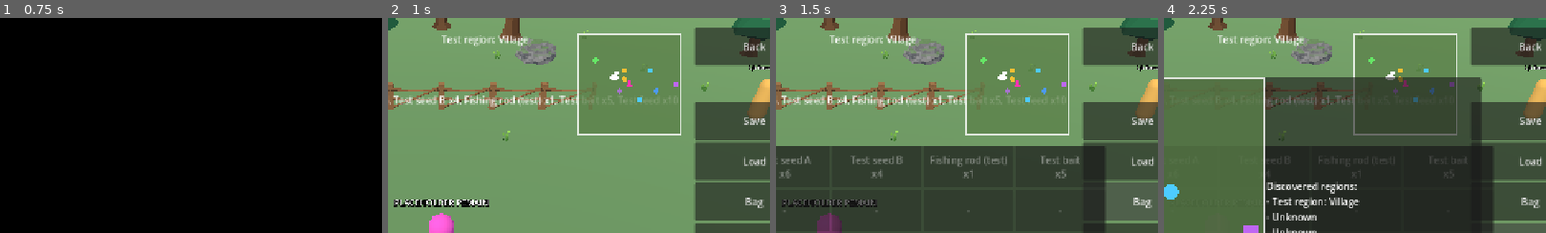
Above: before the commit, frames 1-4 (left to right).
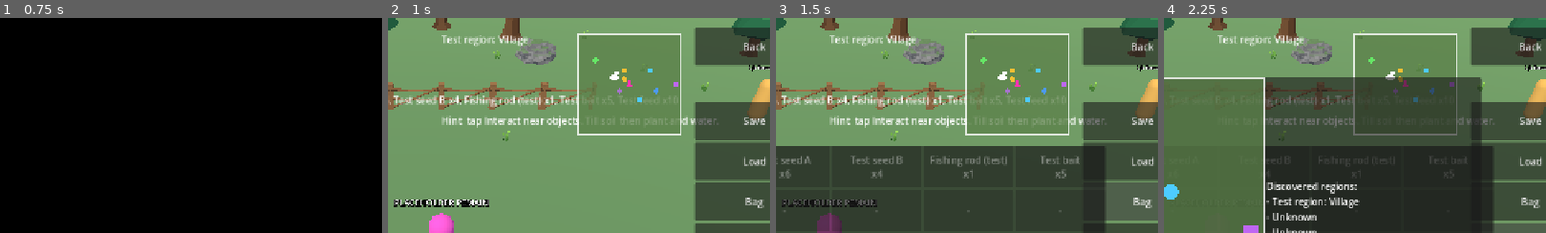
Above: after the commit, the same moments.

Repository: hadydaw/FARMING-ADVENTURE-NUSANTARA
Game: Godot game, scene res://game/boot/boot.tscn
Two runs of this game, one before a commit and one after it. Both use one fixed random seed, a clock stepped at 60 frames per second and the inputs below.
Inputs:
- Up to frame 1 (0.75 s): click "Start (test starter world)" at 0.5 s
- Up to frame 2 (1 s): no input
- Up to frame 3 (1.5 s): click "Bag" at 1.25 s
- Up to frame 4 (2.25 s): click "Map" at 2 s
The pictures show only the part of the screen within x 43-93%, y 0-50%; the shares and areas given below are measured in that part.

Frame 1 is identical in both runs. In frame 2, 1.2% of the frame differs, in the area x 14-87%, y 45-52%; in frame 3, 1.2%; in frame 4, 0.5%.

Commit message:
Pencapaian dan petunjuk tutorial dasar (data sementara)
Co-Authored-By: Claude Sonnet 5.5 <noreply@anthropic.com>
Claude-Session: https://claude.ai/code/session_011Entza5SoCyMwr8kuup11f

Diff:
--- /dev/null
+++ b/game/achievements/achievement_state.gd
@@ -0,0 +1,63 @@
+class_name AchievementState
+extends RefCounted
+## Pencapaian dan petunjuk tutorial (D-046/D-043, SEMENTARA). Tiap baris: statistik + ambang.
+## Dibuka sekali (tersimpan) lalu dilaporkan sebagai "baru" tepat satu kali; "hint" tampil sekali.
+
+const SAVE_VERSION := 1
+
+var _rows: Array = []
+var _known: Dictionary = {}
+var _unlocked: Dictionary = {}
+
+
+func _init(rows: Array) -> void:
+	_rows = rows
+	for r in rows:
+		_known[str(r["id"])] = r
+
+
+func is_unlocked(id: String) -> bool:
+	return _unlocked.has(id)
+
+
+func unlocked_count(kind: String) -> int:
+	var n := 0
+	for id in _unlocked:
+		if str(_known[id]["kind"]) == kind:
+			n += 1
+	return n
+
+
+## stats: {nama: int}. Mengembalikan baris yang baru terbuka (urut data).
+func evaluate(stats: Dictionary) -> Array:
+	var fresh: Array = []
+	for r in _rows:
+		var id := str(r["id"])
+		if _unlocked.has(id):
+			continue
+		var stat := str(r["stat"])
+		var ok := stat == "always" or (stats.has(stat) and int(stats[stat]) >= int(r["value"]))
+		if ok:
+			_unlocked[id] = true
+			fresh.append(r)
+	return fresh
+
+
+func reset() -> void:
+	_unlocked.clear()
+
+
+func to_dict() -> Dictionary:
+	return {"v": SAVE_VERSION, "unlocked": _unlocked.keys()}
+
+
+func from_dict(data: Dictionary) -> bool:
+	if int(data.get("v", -1)) != SAVE_VERSION or typeof(data.get("unlocked", null)) != TYPE_ARRAY:
+		return false
+	var u: Dictionary = {}
+	for id in data["unlocked"]:
+		if not _known.has(str(id)):
+			return false
+		u[str(id)] = true
+	_unlocked = u
+	return true
--- a/game/core/data_registry.gd
+++ b/game/core/data_registry.gd
@@ -27,6 +27,7 @@
 	"quests": "res://game/data/quests.json",
 	"guild_config": "res://game/data/guild_config.json",
 	"dungeons": "res://game/data/dungeons.json",
+	"achievements": "res://game/data/achievements.json",
 	"regions": "res://game/data/regions.json",
 	"region_links": "res://game/data/region_links.json",
 	"economy_config": "res://game/data/economy_config.json",
--- /dev/null
+++ b/game/data/achievements.json
@@ -0,0 +1,74 @@
+[
+	{
+		"id": "ach_first_blood",
+		"provisional": true,
+		"kind": "achievement",
+		"stat": "kills",
+		"value": 1,
+		"name_key": "ACH_FIRST_BLOOD"
+	},
+	{
+		"id": "ach_hunter",
+		"provisional": true,
+		"kind": "achievement",
+		"stat": "kills",
+		"value": 10,
+		"name_key": "ACH_HUNTER"
+	},
+	{
+		"id": "ach_level_3",
+		"provisional": true,
+		"kind": "achievement",
+		"stat": "level",
+		"value": 3,
+		"name_key": "ACH_LEVEL_3"
+	},
+	{
+		"id": "ach_rich",
+		"provisional": true,
+		"kind": "achievement",
+		"stat": "money",
+		"value": 500,
+		"name_key": "ACH_RICH"
+	},
+	{
+		"id": "ach_guild_bronze",
+		"provisional": true,
+		"kind": "achievement",
+		"stat": "rank",
+		"value": 1,
+		"name_key": "ACH_GUILD_BRONZE"
+	},
+	{
+		"id": "ach_cave",
+		"provisional": true,
+		"kind": "achievement",
+		"stat": "dungeons_cleared",
+		"value": 1,
+		"name_key": "ACH_CAVE"
+	},
+	{
+		"id": "hint_start",
+		"provisional": true,
+		"kind": "hint",
+		"stat": "always",
+		"value": 0,
+		"name_key": "HINT_START"
+	},
+	{
+		"id": "hint_first_kill",
+		"provisional": true,
+		"kind": "hint",
+		"stat": "kills",
+		"value": 1,
+		"name_key": "HINT_FIRST_KILL"
+	},
+	{
+		"id": "hint_rank",
+		"provisional": true,
+		"kind": "hint",
+		"stat": "rank",
+		"value": 1,
+		"name_key": "HINT_RANK"
+	}
+]
--- a/game/farming/farming_session.gd
+++ b/game/farming/farming_session.gd
@@ -28,6 +28,7 @@
 var combat: CombatState
 var quests: QuestState
 var dungeon: DungeonState
+var achievements: AchievementState
 var recipes: Array = []
 var stations: Array = []
 var shops: Dictionary = {}
@@ -48,6 +49,7 @@
 	combat = CombatState.new(extras.get("monsters", []), extras.get("monster_spawns", []), extras.get("combat_config", {"base_attack": 1, "player_defense": 0, "stamina_cost": 0, "faint_money_loss": 0.0, "faint_health_fraction": 0.5, "attack_per_level": 0, "level_exp": [0]}))
 	quests = QuestState.new(extras.get("quests", []), extras.get("guild_config", {"max_active": 2, "ranks": [{"points": 0, "name_key": "RANK_0"}]}))
 	dungeon = DungeonState.new(extras.get("dungeons", []), extras.get("monsters", []))
+	achievements = AchievementState.new(extras.get("achievements", []))
 	recipes = extras.get("recipes", [])
 	stations = extras.get("stations", [])
 	for sh in extras.get("shops", []):
@@ -87,6 +89,7 @@
 	combat.reset()
 	quests.reset()
 	dungeon.reset()
+	achievements.reset()
 	for id in vitality.ids():
 		vitality.restore_full(id)
 	inventory.clear()
@@ -145,7 +148,7 @@
 
 
 func to_dict() -> Dictionary:
-	return {"v": SAVE_VERSION, "world_seed": world_seed, "vital …(203 unchanged characters)… _dict(), "dungeon": dungeon.to_dict(), "inventory": inventory.to_dict(), "grid": grid.to_dict()}
+	return {"v": SAVE_VERSION, "world_seed": world_seed, "vital …(203 unchanged characters)… _dict(), "dungeon": dungeon.to_dict(), "achievements": achievements.to_dict(), "inventory": inventory.to_dict(), "grid": grid.to_dict()}
 
 
 ## Semua-atau-tidak: bila salah satu bagian tidak valid, status tidak berubah.
@@ -158,7 +161,7 @@
 	var old_seed := world_seed
 	if typeof(data.get("vitality", null)) != TYPE_DICTIONARY or typeof(data.get("livestock", null)) != TYPE_DICTIONARY or int(data.get("fishing_casts", -1)) < 0 or typeof(data.get("economy", null)) != TYPE_DICTIONARY or typeof(data.get("gather", null)) != TYPE_DICTIONARY:
 		return false
-	if (data.has("combat") and typeof(data["combat"]) != TYPE_DICTIONARY) or (data.has("quests") and typeof(data["quests"]) != TYPE_DICTIONARY) or (data.has("dungeon") and typeof(data["dungeon"]) != TYPE_DICTIONARY):
+	if (data.has("combat") and typeof(data["combat"]) != TYPE_DICTIONARY) or (data.has("quests") and typeof(data["quests"]) != TYPE_DICTIONARY) or (data.has("dungeon") and typeof(data["dungeon"]) != TYPE_DICTIONARY) or (data.has("achievements") and typeof(data["achievements"]) != TYPE_DICTIONARY):
 		return false
 	if not vitality.from_dict(data["vitality"]):
 		return false
@@ -166,7 +169,8 @@
 		vitality.from_dict(backup["vitality"])
 		return false
 	world_seed = int(data.get("world_seed", 0))
-	if not grid.from_dict(data["grid"]) or not livestock.from_d …(262 unchanged characters)…  not dungeon.from_dict(data["dungeon"])):
+	if not grid.from_dict(data["grid"]) or not livestock.from_d …(262 unchanged characters)…  not dungeon.from_dict(data["dungeon"])) or (data.has("achievements") and not achievements.from_dict(data["achievements"])):
+		achievements.from_dict(backup["achievements"])
 		dungeon.from_dict(backup["dungeon"])
 		quests.from_dict(backup["quests"])
 		combat.from_dict(backup["combat"])
@@ -184,6 +188,8 @@
 		quests.reset()
 	if not data.has("dungeon"):
 		dungeon.reset()
+	if not data.has("achievements"):
+		achievements.reset()
 	fishing_casts_today = int(data["fishing_casts"])
 	return true
 
@@ -292,6 +298,15 @@
 	return r
 
 
+func stats() -> Dictionary:
+	return {"kills": combat.kills, "level": combat.level(), "money": economy.money, "rank": quests.rank(), "dungeons_cleared": dungeon._last_clear.size()}
+
+
+## Periksa pencapaian/petunjuk baru; mengembalikan baris yang baru terbuka.
+func check_milestones() -> Array:
+	return achievements.evaluate(stats())
+
+
 func dungeon_start(id: String) -> Dictionary:
 	return dungeon.start(id, _clock.day_index(), world_seed)
 
--- a/game/i18n/translations.csv
+++ b/game/i18n/translations.csv
@@ -297,3 +297,13 @@
 DUNGEON_NO_COOLDOWN,Gua masih tertutup,Cave closed
 DUNGEON_NO_RUNNING,Sudah di dalam gua,Already inside
 DUNGEON_FAINTED,Kamu pingsan di gua dan terbangun di desa,You fainted in the cave and woke up in the village
+ACH_FIRST_BLOOD,Pencapaian: kalahkan monster pertama,Achievement: first monster defeated
+ACH_HUNTER,Pencapaian: 10 monster dikalahkan,Achievement: 10 monsters defeated
+ACH_LEVEL_3,Pencapaian: mencapai level 3,Achievement: reached level 3
+ACH_RICH,Pencapaian: punya 500 uang,Achievement: owned 500 money
+ACH_GUILD_BRONZE,Pencapaian: peringkat guild Perunggu,Achievement: Bronze guild rank
+ACH_CAVE,Pencapaian: gua pertama selesai,Achievement: first cave cleared
+HINT_START,Petunjuk: ketuk Interaksi dekat objek. Cangkul tanah lalu tanam dan siram.,Hint: tap Interact near objects. Till soil then plant and water.
+HINT_FIRST_KILL,Petunjuk: monster menjatuhkan bahan; bawa ke dapur atau papan guild.,Hint: monsters drop materials; take them to the kitchen or guild board.
+HINT_RANK,Petunjuk: peringkat lebih tinggi membuka quest baru di papan guild.,Hint: higher rank unlocks new quests at the guild board.
+ACH_TITLE,Pencapaian,Achievements
--- a/game/world/world_start.gd
+++ b/game/world/world_start.gd
@@ -321,7 +321,7 @@
 		"economy_config": DataRegistry.get_row("economy_config", "default"), "item_prices": DataRegistry.rows("item_prices"), "shops": DataRegistry.rows("shops"),
 		"gather_nodes": DataRegistry.rows("gather_nodes"), "recipes": DataRegistry.rows("recipes"), "stations": DataRegistry.rows("crafting_stations"),
 		"monsters": DataRegistry.rows("monsters"), "monster_spawns": DataRegistry.rows("monster_spawns"), "combat_config": DataRegistry.get_row("combat_config", "default"),
-		"dungeons": DataRegistry.rows("dungeons"), "quests": DataRegistry.rows("quests"), "guild_config": DataRegistry.get_row("guild_config", "default")})
+		"achievements": DataRegistry.rows("achievements"), "dungeons": DataRegistry.rows("dungeons"), "quests": DataRegistry.rows("quests"), "guild_config": DataRegistry.get_row("guild_config", "default")})
 	farming.sleep.finished.connect(_on_woke_up)
 	_build_bed()
 	_build_pond()
@@ -374,6 +374,7 @@
 
 
 func refresh_farm_visuals() -> void:
+	_announce_milestones()
 	for pid in plot_nodes:
 		var plot: FarmPlot = farming.grid.plot(pid)
 		var node: Node3D = plot_nodes[pid]
@@ -1363,3 +1364,13 @@
 		else:
 			hud.show_message(tr("COMBAT_HIT") % int(r["dealt"]) + "  " + tr("COMBAT_TAKEN") % int(r["taken"]))
 	_refresh_dungeon()
+
+
+func _announce_milestones() -> void:
+	var fresh := farming.check_milestones()
+	if fresh.is_empty():
+		return
+	var lines: Array[String] = []
+	for r in fresh:
+		lines.append(tr(str(r["name_key"])))
+	hud.show_message("\n".join(lines))
--- /dev/null
+++ b/tests/unit/test_achievements.gd
@@ -0,0 +1,47 @@
+extends TestCase
+
+func _session() -> FarmingSession:
+	var clock := GameClock.new(DataRegistry.get_row("time_config", "default"))
+	return FarmingSession.new(clock, DataRegistry.rows("items"), DataRegistry.rows("crops"), [], DataRegistry.get_row("farm_config", "default"), [], [], 1, DataRegistry.rows("vitality_meters"), {}, {
+		"monsters": DataRegistry.rows("monsters"), "monster_spawns": DataRegistry.rows("monster_spawns"), "combat_config": DataRegistry.get_row("combat_config", "default"),
+		"economy_config": DataRegistry.get_row("economy_config", "default"), "item_prices": DataRegistry.rows("item_prices"),
+		"quests": DataRegistry.rows("quests"), "guild_config": DataRegistry.get_row("guild_config", "default"), "dungeons": DataRegistry.rows("dungeons"),
+		"achievements": DataRegistry.rows("achievements")})
+
+
+func run() -> void:
+	for a in DataRegistry.rows("achievements"):
+		check(bool(a.get("provisional", false)) and (str(a["kind"]) == "achievement" or str(a["kind"]) == "hint"), "baris valid: %s" % a["id"])
+		check(tr(str(a["name_key"])) != str(a["name_key"]), "terjemahan %s" % a["id"])
+	var s := _session()
+	var first := s.check_milestones()
+	var ids: Array = first.map(func(r): return str(r["id"]))
+	check(ids.has("hint_start") and ids.size() == 1, "hanya petunjuk awal di awal")
+	check(s.check_milestones().is_empty(), "tidak diumumkan dua kali")
+	s.combat.kills = 1
+	s.economy.money = 600
+	var ids2: Array = s.check_milestones().map(func(r): return str(r["id"]))
+	check(ids2.has("ach_first_blood") and ids2.has("hint_first_kill") and ids2.has("ach_rich"), "terbuka sesuai statistik")
+	check(not ids2.has("ach_hunter"), "ambang belum tercapai")
+	check_eq(s.achievements.unlocked_count("achievement"), 2, "hitung pencapaian")
+	# simpan/muat
+	var saved := s.to_dict()
+	var s2 := _session()
+	check(s2.from_dict(saved), "muat")
+	check(s2.achievements.is_unlocked("ach_rich"), "tersimpan")
+	check(s2.check_milestones().is_empty(), "tidak diumumkan ulang setelah muat")
+	var bad := saved.duplicate(true)
+	bad["achievements"]["unlocked"] = ["palsu"]
+	var s3 := _session()
+	s3.check_milestones()
+	check(not s3.from_dict(bad), "rusak ditolak")
+	check(s3.achievements.is_unlocked("hint_start"), "rollback")
+	# save lama tanpa kunci: reset
+	var old := saved.duplicate(true)
+	old.erase("achievements")
+	check(s3.from_dict(old), "save lama termuat")
+	check(not s3.achievements.is_unlocked("hint_start"), "reset bila tak ada kunci")
+	# level naik lewat EXP
+	s3.combat.exp_total = 50
+	var ids3: Array = s3.check_milestones().map(func(r): return str(r["id"]))
+	check(ids3.has("ach_level_3"), "level 3")
Not shown, added: game/achievements/achievement_state.gd.uid
Binary file changed: game/i18n/translations.en.translation
Binary file changed: game/i18n/translations.id.translation
Not shown, added: tests/unit/test_achievements.gd.uid
Not shown, changed: CHANGELOG.md
Not shown, changed: docs/project/PROGRESS_LOG.md
